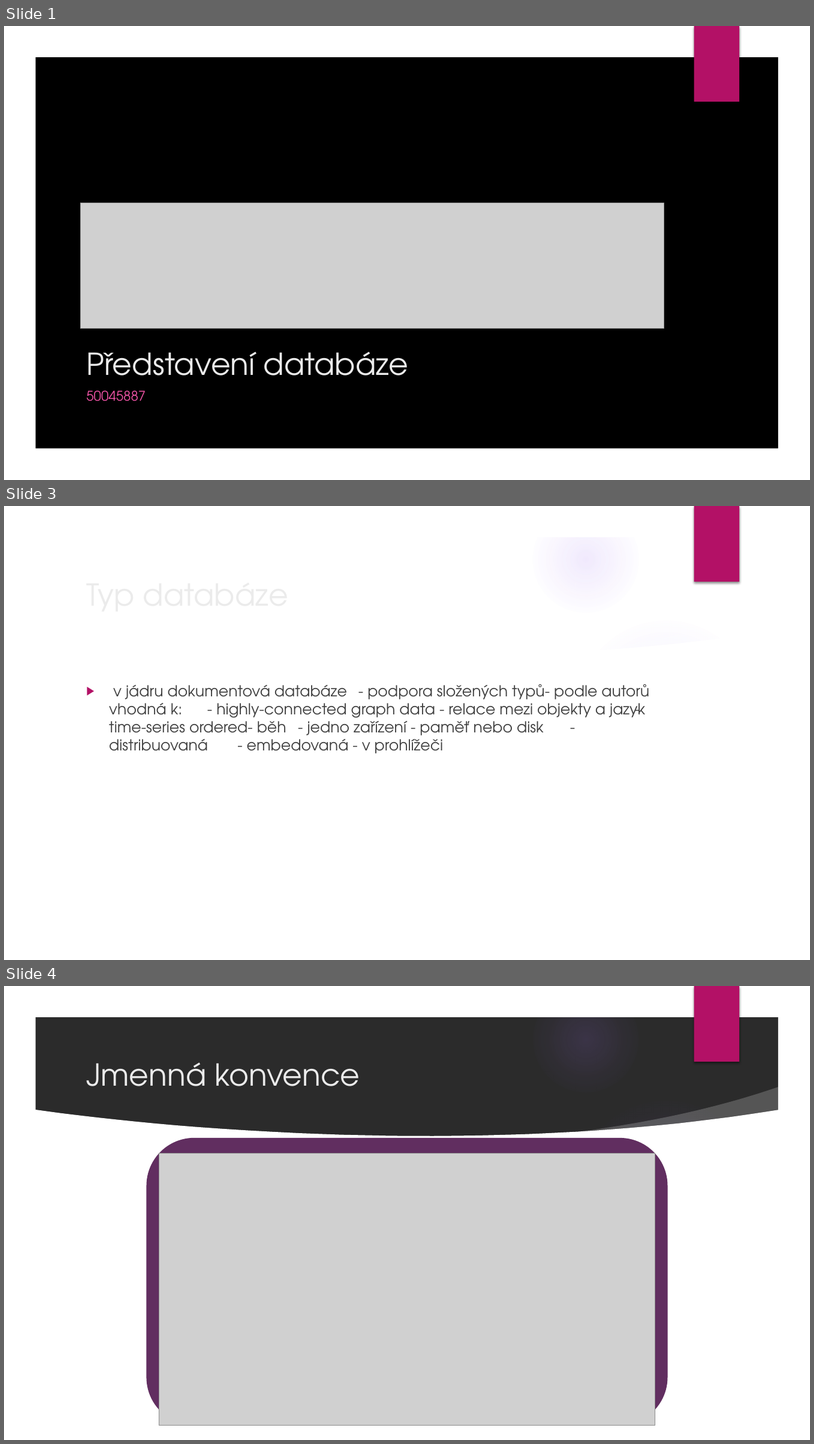
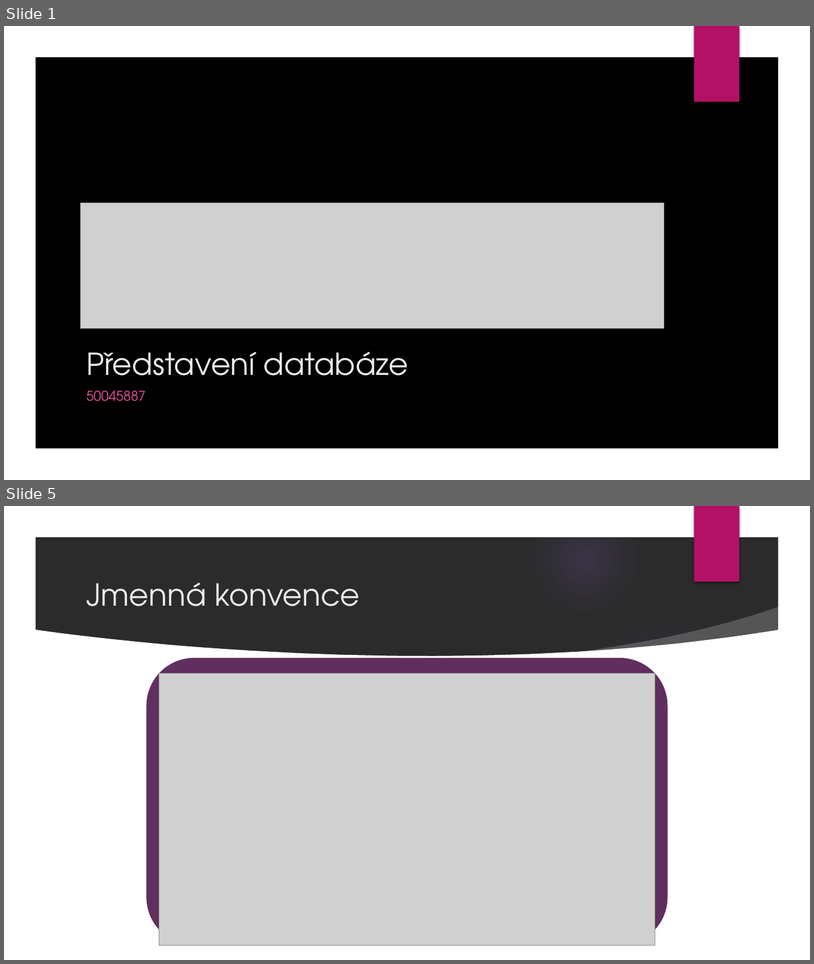
Before and after one commit to milan252525/SurrealDB, a slide deck: surrealdb.pptx. Shown one above the other, each under a label of ours: slides 1, 3 and 4 before the commit, slides 1 and 5 after it; the slides between them are not shown. The pictures are 814x1444 and 814x964 pixels, drawn with LibreOffice and Linux fonts; fonts in the diff are those of the drawing; grey boxes stand for pictures; background and template pictures are left out; a plain dark background stands for a picture behind light text. Boxes give left, top, right and bottom in pixels: in the first picture for what was removed or moved away, otherwise in the second. Text is boxed around its words. In the diff, an @@ line names an element or a change of style, - is before the commit and + after.

Commit message:
Presentation

```diff
--- a/surrealdb.pptx
+++ b/surrealdb.pptx
@@ slide 3 removed at (4, 506, 810, 960), background picture (left out); not listed: 9 template elements that a slide beside it also shows @@
@@ text removed at (109, 684, 650, 753) @@
-▶ v jádru dokumentová databáze - podpora složených typů- podle autorů vhodná k: - highly-connected graph data - relace mezi objekty a jazyk - time-series ordered- běh - jedno zařízení - paměť nebo disk - distribuovaná - embedovaná - v prohlížeči
@@ title removed at (275, 685, 347, 703) @@
-Typ databáze
@@ what was slide 4 is now slide 5 @@
```
Also in this commit, not shown: 1 slide changed, 5 slides added, 2 other slides removed.
